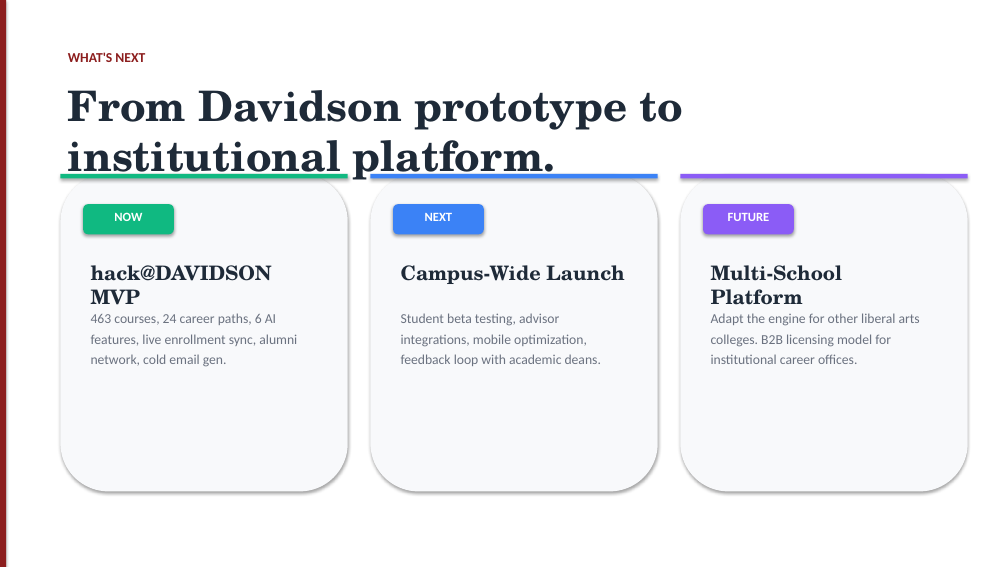
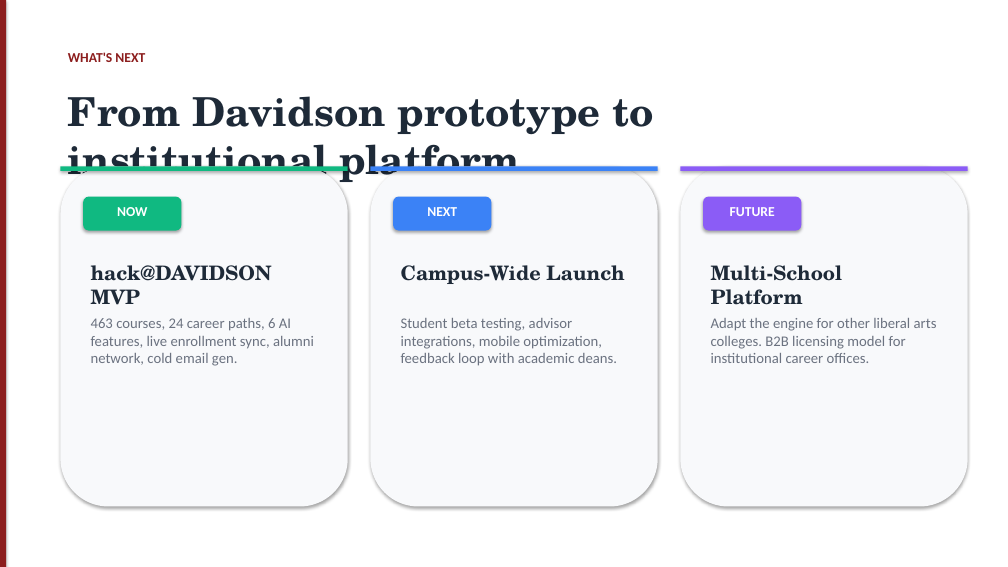
Before and after one commit to Hades-c/MakeItSo, a slide deck: slide 10 of MakeItSo_Pitch_Deck.pptx. Drawn at 1008x567 pixels with LibreOffice and Linux fonts; fonts in the diff are those of the drawing. Boxes give left, top, right and bottom in pixels: in the first picture for what was removed or moved away, otherwise in the second. Text is boxed around its words. In the diff, an @@ line names an element or a change of style, - is before the commit and + after.

```diff
--- a/MakeItSo_Pitch_Deck.pptx
+++ b/MakeItSo_Pitch_Deck.pptx
@@ text "From Davidson prototype to institutional ..." at [68,96,654,182]: size 40 to 38 pt; line spacing 48pt to 1 @@
@@ rounded rectangle: place and size @@
-rounded rectangle at [60,174,348,492]
+rounded rectangle at [60,166,348,507]
@@ rounded rectangle: place and size @@
-rounded rectangle at [371,174,658,492]
+rounded rectangle at [371,166,658,507]
@@ 3 rectangles: place and size @@
-3 rectangles at [60,174,968,178]
+3 rectangles at [60,166,968,171]
@@ rounded rectangle: place and size @@
-rounded rectangle at [681,174,968,492]
+rounded rectangle at [681,166,968,507]
@@ rounded rectangle: place and size @@
-rounded rectangle at [83,204,174,234]
+rounded rectangle at [83,197,181,231]
@@ rounded rectangle: place and size @@
-rounded rectangle at [393,204,484,234]
+rounded rectangle at [393,197,492,231]
@@ size 12 to 13 pt; line spacing 14.4pt to 1 in 3 elements at [427,207,457,216], [117,207,147,216], [730,207,775,216] @@
@@ rounded rectangle: place and size @@
-rounded rectangle at [703,204,794,234]
+rounded rectangle at [703,197,802,231]
@@ size 13 to 14 pt; line spacing 19.5pt to 1 in 3 elements at [91,318,314,366], [401,318,617,366], [711,318,937,363] @@
```
Also in this commit, not shown: 10 other slides changed, 1 other file.
